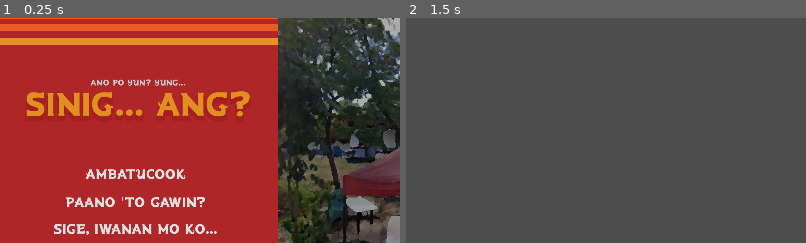
Above: before the commit, frames 1-2 (left to right).
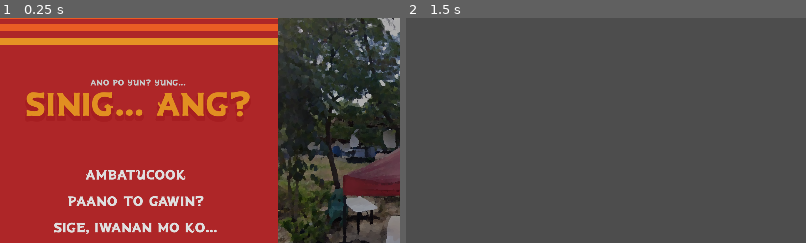
Above: after the commit, the same moments.

Repository: FlamingHerb/develup-chapter-1-quest
Game: Godot game, scene res://scenes/main_menu.tscn
Same seed, same stepped clock (60 frames per second), same inputs: the game is played once before the commit and once after it. Sound files missing from this copy of the repository are replaced by a short silence.
Inputs (mouse positions are % of the whole screen's width and height, from its top left):
- Up to frame 1 (0.25 s): no input
- Up to frame 2 (1.5 s): click "Ambatucook" at 0.5 s; tap Enter at 1.25 s; move the mouse to (72, 45) at 1.27 s
The pictures show only the part of the screen within x 0-50%, y 16-66%; the shares and areas given below are measured in that part.

The runs differ from the first frame. In frame 1, 2.1% of the frame differs, in the area x 13-55%, y 67-97%; in frame 2, nothing differs.

Commit message:
feat: added more stuff that should be added ONLY AFTER THE GAME IS FUNCTIONALLY DONE

Diff:
--- a/scenes/main_menu.tscn
+++ b/scenes/main_menu.tscn
@@ -143,7 +143,7 @@
 
 [node name="HowToPlay" parent="MainMenuList" instance=ExtResource("5_0ggim")]
 layout_mode = 2
-text = "Paano 'to gawin?"
+text = "Paano to gawin?"
 
 [node name="QuitGame" parent="MainMenuList" instance=ExtResource("5_0ggim")]
 layout_mode = 2
--- a/scenes/main_menu_comp/button.tscn
+++ b/scenes/main_menu_comp/button.tscn
@@ -10,27 +10,17 @@
 text = "asdasdasdasdasd"
 script = ExtResource("2_sbmqy")
 
-[node name="HoverLeft" type="TextureRect" parent="."]
+[node name="HoverLeft" type="Sprite2D" parent="."]
 visible = false
-layout_mode = 0
-offset_left = -30.0
-offset_top = -2.0
-offset_right = -13.0
-offset_bottom = 15.0
+position = Vector2(-20.3507, 6.625)
+scale = Vector2(0.25, 0.25)
 texture = ExtResource("2_tafd6")
-expand_mode = 2
-stretch_mode = 4
 
-[node name="HoverRight" type="TextureRect" parent="."]
+[node name="HoverRight" type="Sprite2D" parent="."]
 visible = false
-layout_mode = 0
-offset_left = 222.0
-offset_top = -2.0
-offset_right = 239.0
-offset_bottom = 15.0
+position = Vector2(219, 7)
+scale = Vector2(0.25, 0.25)
 texture = ExtResource("2_tafd6")
-expand_mode = 2
-stretch_mode = 4
 
 [connection signal="mouse_entered" from="." to="." method="_on_mouse_entered"]
 [connection signal="mouse_exited" from="." to="." method="_on_mouse_exited"]
--- a/scenes/themes/title_menu_button.tres
+++ b/scenes/themes/title_menu_button.tres
@@ -15,6 +15,9 @@
 [resource]
 default_font = ExtResource("1_evp06")
 default_font_size = 20
+Button/colors/font_hover_color = Color(0.898039, 0.572549, 0.141176, 1)
+Button/colors/font_hover_pressed_color = Color(0.898039, 0.572549, 0.141176, 1)
+Button/colors/font_pressed_color = Color(0.898039, 0.572549, 0.141176, 1)
 Button/fonts/font = ExtResource("1_evp06")
 Button/styles/disabled = SubResource("StyleBoxEmpty_t1e8e")
 Button/styles/focus = SubResource("StyleBoxEmpty_t8j3n")
--- a/scripts/main_menu.gd
+++ b/scripts/main_menu.gd
@@ -15,12 +15,13 @@
 
 func _on_start_game_pressed() -> void:
 	get_tree().change_scene_to_packed(game_scene)
+	AudioManager.bgm_stop()
 
 func _on_how_to_play_pressed() -> void:
 	pass # Replace with function body.
 
 func _on_quit_game_pressed() -> void:
-	pass # Replace with function body.
+	get_tree().quit()
 
 #===============================================================================
 # Custom functions
--- a/scripts/main_menu_comp/button.gd
+++ b/scripts/main_menu_comp/button.gd
@@ -11,6 +11,10 @@
 func _ready() -> void:
 	_correct_hover_position()
 
+func _process(delta: float) -> void:
+	hover_left.rotation += PI * delta
+	hover_right.rotation += PI * delta
+
 func _on_mouse_entered() -> void:
 	_change_prompt_visibility(true)
 
@@ -21,7 +25,7 @@
 # Custom functions
 #===============================================================================
 func _correct_hover_position() -> void:
-	hover_right.position.x = button_size + 12
+	hover_right.position.x = button_size + 18
 
 func _change_prompt_visibility(value: bool) -> void:
 	hover_left.visible = value
